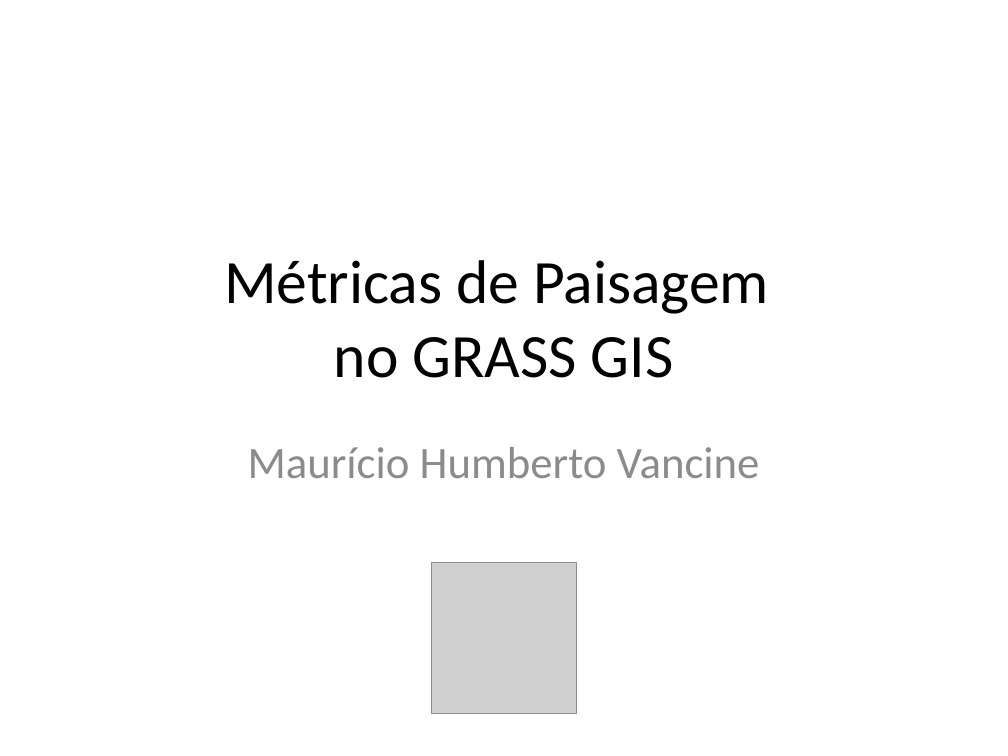
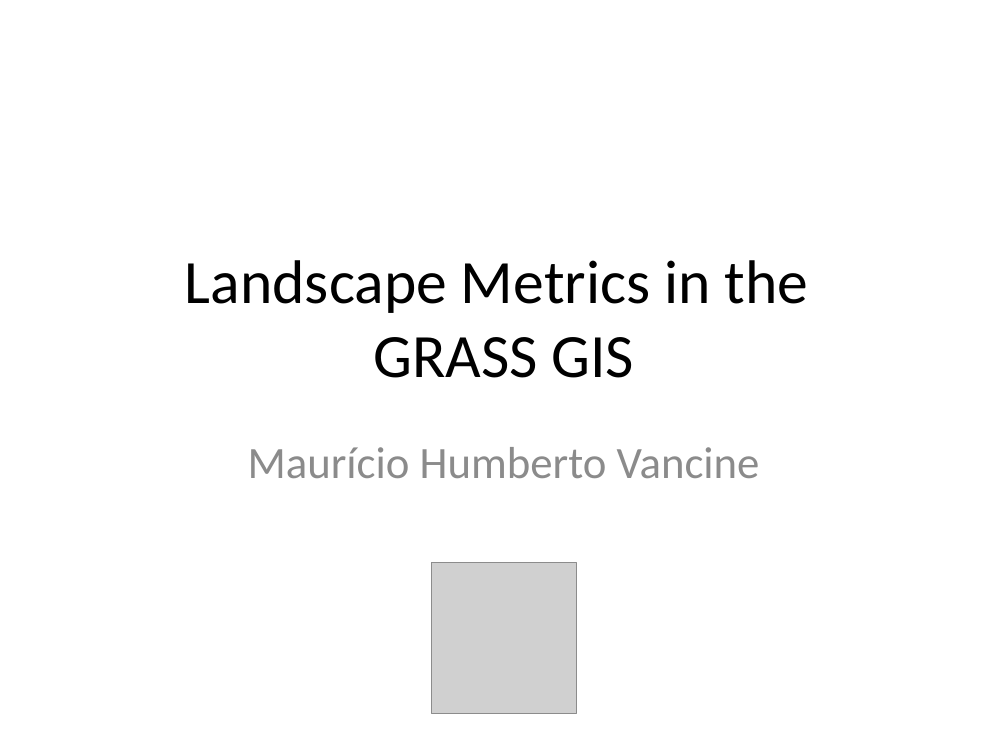
Before and after one commit to renatamuy/GRASS-GIS-Landscape-Metrics, a slide deck: slide 1 of presentation/presentation.pptx. Drawn at 1008x756 pixels with LibreOffice and Linux fonts; fonts in the diff are those of the drawing; grey boxes stand for pictures. Boxes give left, top, right and bottom in pixels: in the first picture for what was removed or moved away, otherwise in the second. Text is boxed around its words. In the diff, an @@ line names an element or a change of style, - is before the commit and + after.

```diff
--- a/presentation/presentation.pptx
+++ b/presentation/presentation.pptx
@@ title at box(185, 260, 808, 378): text changed @@
-Métricas de Paisagem
-no GRASS GIS
+Landscape Metrics in the
+GRASS GIS
```
Also in this commit, not shown: 1 other file.
